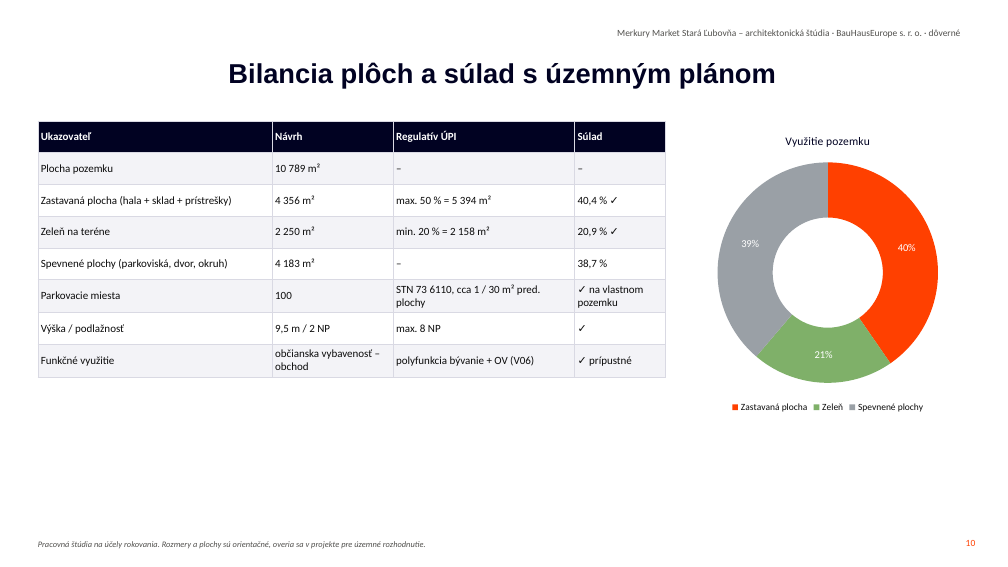
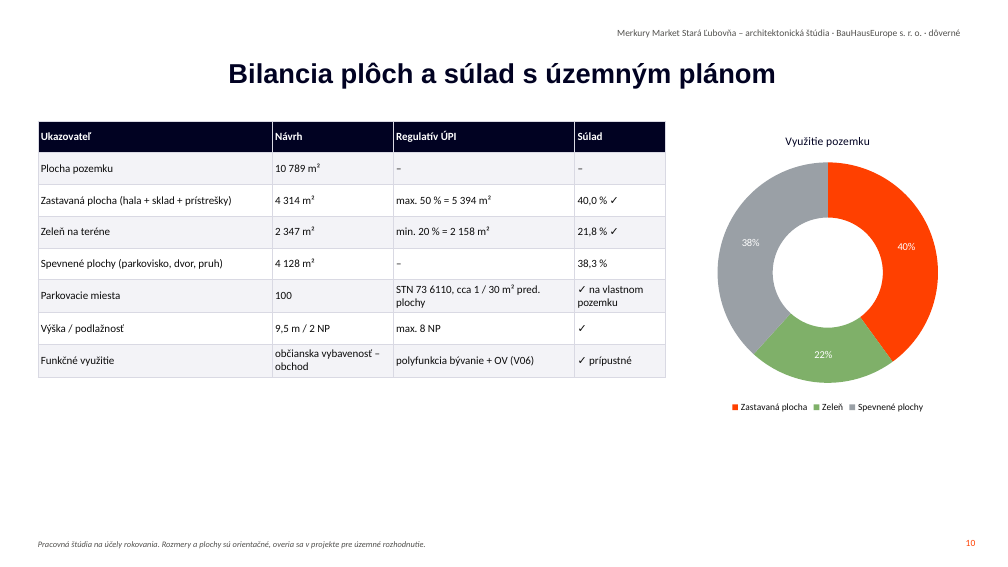
Before and after one commit to Lubo585/Lubo585, a slide deck: slide 10 of business-plan/studia-merkury-market/Studia_predajne_Merkury_Market_Stara_Lubovna_SK.pptx. Drawn at 1008x567 pixels with LibreOffice and Linux fonts; fonts in the diff are those of the drawing; background and template pictures are left out. Boxes give left, top, right and bottom in pixels: in the first picture for what was removed or moved away, otherwise in the second. Text is boxed around its words. In the diff, an @@ line names an element or a change of style, - is before the commit and + after.

```diff
--- a/business-plan/studia-merkury-market/Studia_predajne_Merkury_Market_Stara_Lubovna_SK.pptx
+++ b/business-plan/studia-merkury-market/Studia_predajne_Merkury_Market_Stara_Lubovna_SK.pptx
@@ table at <box>38,121,665,374</box> @@
-row 3, column 2: 4 356 m²
+row 3, column 2: 4 314 m²
-row 3, column 4: 40,4 % ✓
+row 3, column 4: 40,0 % ✓
-row 4, column 2: 2 250 m²
+row 4, column 2: 2 347 m²
-row 4, column 4: 20,9 % ✓
+row 4, column 4: 21,8 % ✓
-row 5: Spevnené plochy (parkoviská, dvor, okruh) | 4 183 m² | – | 38,7 %
+row 5: Spevnené plochy (parkovisko, dvor, pruh) | 4 128 m² | – | 38,3 %
@@ doughnut chart at <box>681,121,975,416</box> @@
@@ Využitie pozemku, Zeleň: 21 to 22 @@
@@ Využitie pozemku, Spevnené plochy: 39 to 38 @@
```
Also in this commit, not shown: 6 other slides changed, 3 other files.
